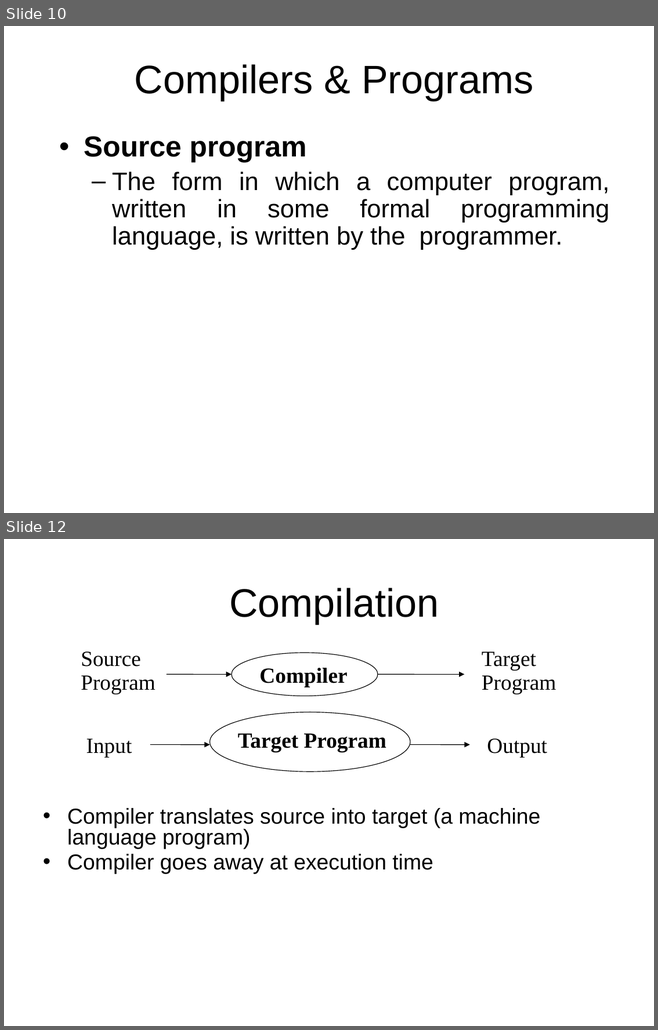
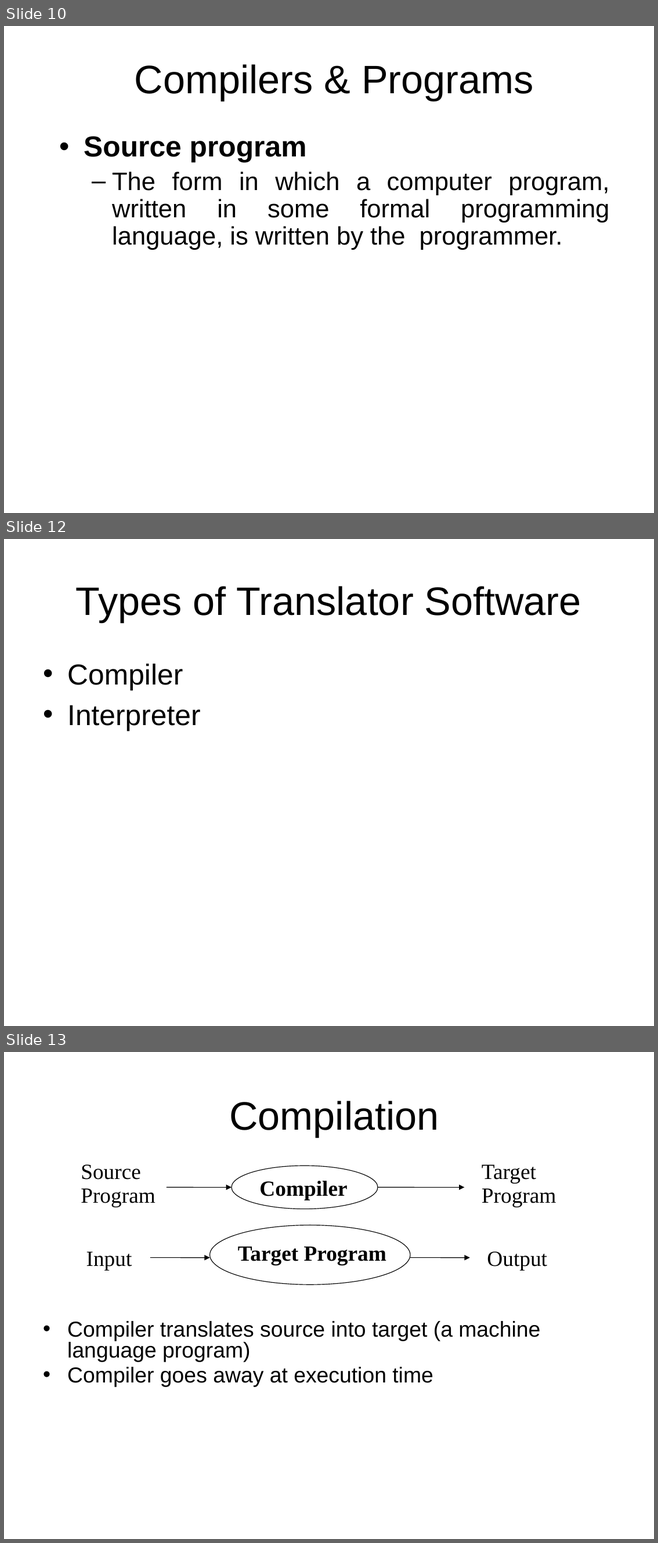
Before and after one commit to Nakibaman/CS, a slide deck: CS_English_Lecture4.pptx. Shown one above the other, each under a label of ours: slides 10 and 12 before the commit, slides 10, 12 and 13 after it; the slides between them are not shown. The pictures are 658x1030 and 658x1543 pixels, drawn with LibreOffice and Linux fonts; fonts in the diff are those of the drawing. Boxes give left, top, right and bottom in pixels: in the first picture for what was removed or moved away, otherwise in the second. Text is boxed around its words. In the diff, an @@ line names an element or a change of style, - is before the commit and + after.

```diff
--- a/CS_English_Lecture4.pptx
+++ b/CS_English_Lecture4.pptx
@@ slide 12 added at <box>4,539,654,1026</box>, background #FFFFFF @@
@@ title added at <box>76,586,581,622</box>, 44 pt, text #000000 @@
+Types of Translator Software
@@ text added at <box>67,664,200,731</box>, 32 pt, text #000000 @@
+• Compiler
+• Interpreter
@@ what was slide 12 is now slide 13 @@
```
Also in this commit, not shown: 2 slides changed, 1 other file.
